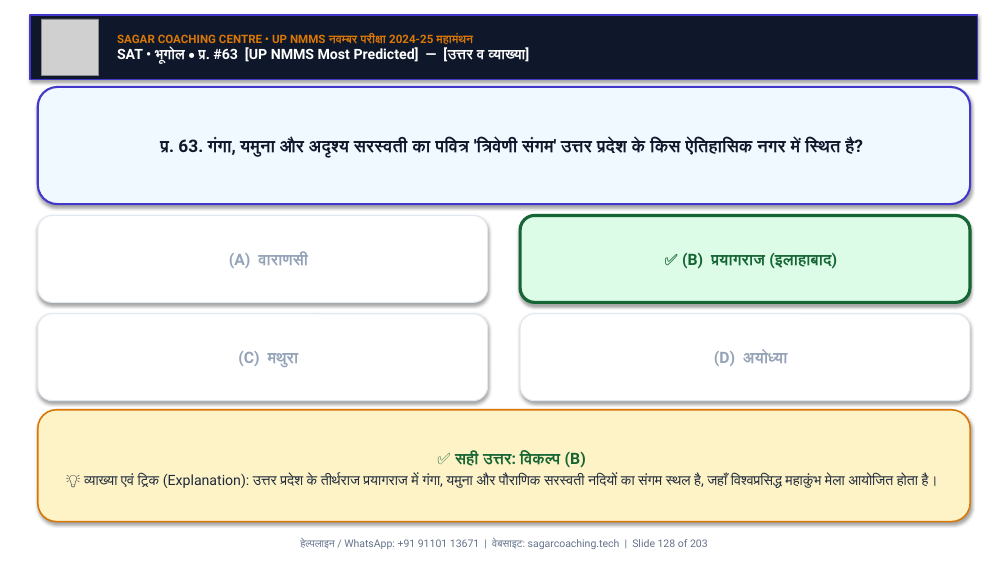
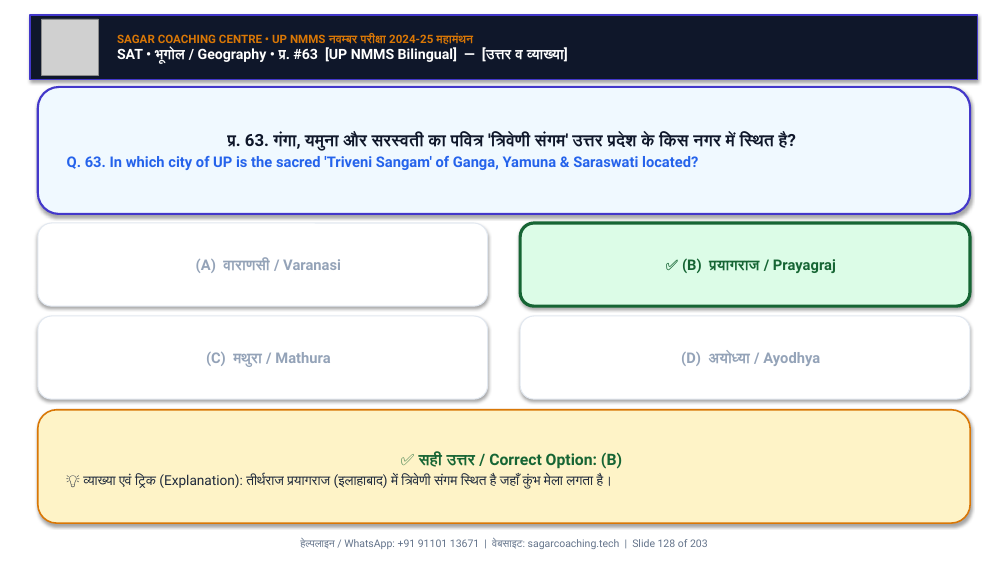
Before and after one commit to Sudhirkr85/nnms, a slide deck: slide 128 of UP_NMMS_MahaManthan_Nov_Exam_SagarSir/UP_NMMS_SAT_MahaManthan_100Q_Nov_Exam.pptx. Drawn at 1008x567 pixels with LibreOffice and Linux fonts; fonts in the diff are those of the drawing; grey boxes stand for pictures. Boxes give left, top, right and bottom in pixels: in the first picture for what was removed or moved away, otherwise in the second. Text is boxed around its words. In the diff, an @@ line names an element or a change of style, - is before the commit and + after.

Commit message:
feat: convert UP NMMS MAT & SAT MahaManthan PPTs and PDFs to bilingual (Hindi + English) format

```diff
--- a/UP_NMMS_MahaManthan_Nov_Exam_SagarSir/UP_NMMS_SAT_MahaManthan_100Q_Nov_Exam.pptx
+++ b/UP_NMMS_MahaManthan_Nov_Exam_SagarSir/UP_NMMS_SAT_MahaManthan_100Q_Nov_Exam.pptx
@@ text at <box>117,47,568,64</box>: text changed @@
-SAT • भूगोल • प्र. #63 [UP NMMS Most Predicted] — [उत्तर व व्याख्या]
+SAT • भूगोल / Geography • प्र. #63 [UP NMMS Bilingual] — [उत्तर व व्याख्या]
@@ rounded rectangle "प्र. 63. गंगा, यमुना और ...": place and size @@
-rounded rectangle "प्र. 63. गंगा, यमुना और ..." at <box>38,87,970,204</box>
+rounded rectangle "प्र. 63. गंगा, यमुना और ..." at <box>38,87,970,214</box>
@@ text in rounded rectangle at <box>67,131,796,170</box>: text changed; size 16.5 to 16 pt @@
-प्र. 63. गंगा, यमुना और अदृश्य सरस्वती का पवित्र 'त्रिवेणी संगम' उत्तर प्रदेश के किस ऐतिहासिक नगर में स्थित है?
+प्र. 63. गंगा, यमुना और सरस्वती का पवित्र 'त्रिवेणी संगम' उत्तर प्रदेश के किस नगर में स्थित है?
+Q. 63. In which city of UP is the sacred 'Triveni Sangam' of Ganga, Yamuna & Saraswati located?
@@ rounded rectangle "(A) वाराणसी / Varanasi": place and size @@
-rounded rectangle "(A) वाराणसी / Varanasi" at <box>38,216,488,302</box>
+rounded rectangle "(A) वाराणसी / Varanasi" at <box>38,223,488,306</box>
@@ rounded rectangle "✅ (B) प्रयागराज / Prayagraj": place and size @@
-rounded rectangle "✅ (B) प्रयागराज / Prayagraj" at <box>520,216,970,302</box>
+rounded rectangle "✅ (B) प्रयागराज / Prayagraj" at <box>520,223,970,306</box>
@@ text in rounded rectangle at <box>196,258,341,273</box>: text changed; size 15 to 14 pt @@
-(A) वाराणसी
+(A) वाराणसी / Varanasi
@@ text in rounded rectangle at <box>682,258,836,273</box>: text changed; size 15 to 14 pt @@
-✅ (B) प्रयागराज (इलाहाबाद)
+✅ (B) प्रयागराज / Prayagraj
@@ text in rounded rectangle at <box>206,352,330,367</box>: text changed; size 15 to 14 pt @@
-(C) मथुरा
+(C) मथुरा / Mathura
@@ text in rounded rectangle at <box>681,351,820,366</box>: text changed; size 15 to 14 pt @@
-(D) अयोध्या
+(D) अयोध्या / Ayodhya
@@ text in rounded rectangle at <box>83,452,622,489</box>: text changed; size 13.5 to 13 pt @@
-✅ सही उत्तर: विकल्प (B)
-💡 व्याख्या एवं ट्रिक (Explanation): उत्तर प्रदेश के तीर्थराज प्रयागराज में गंगा, यमुना और पौराणिक सरस्वती नदियों का संगम स्थल है, जहाँ विश्वप्रसिद्ध महाकुंभ मेला आयोजित होता है।
+✅ सही उत्तर / Correct Option: (B)
+💡 व्याख्या एवं ट्रिक (Explanation): तीर्थराज प्रयागराज (इलाहाबाद) में त्रिवेणी संगम स्थित है जहाँ कुंभ मेला लगता है।
```
Also in this commit, not shown: 200 other slides changed, 9 other files.
